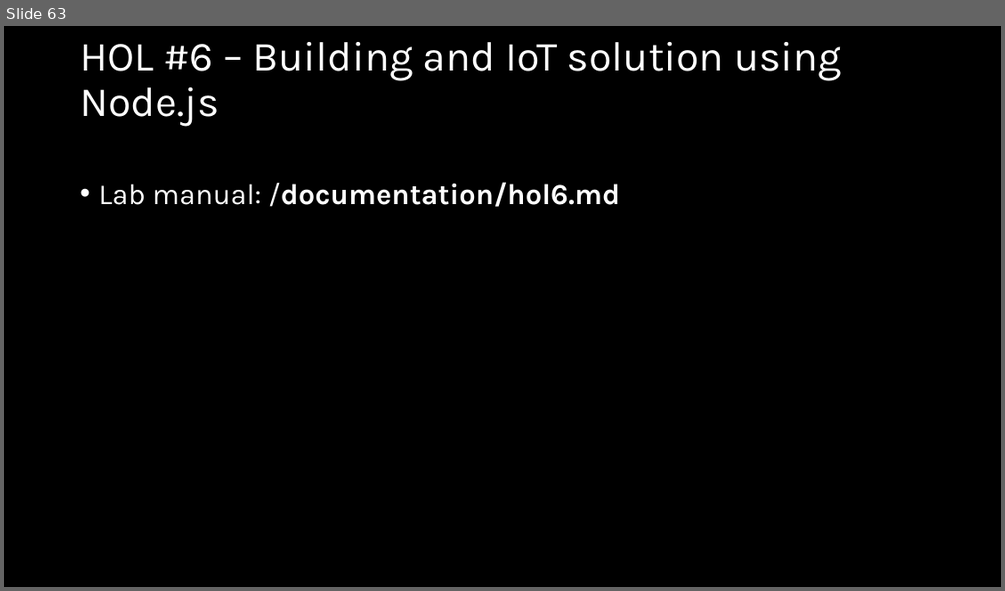
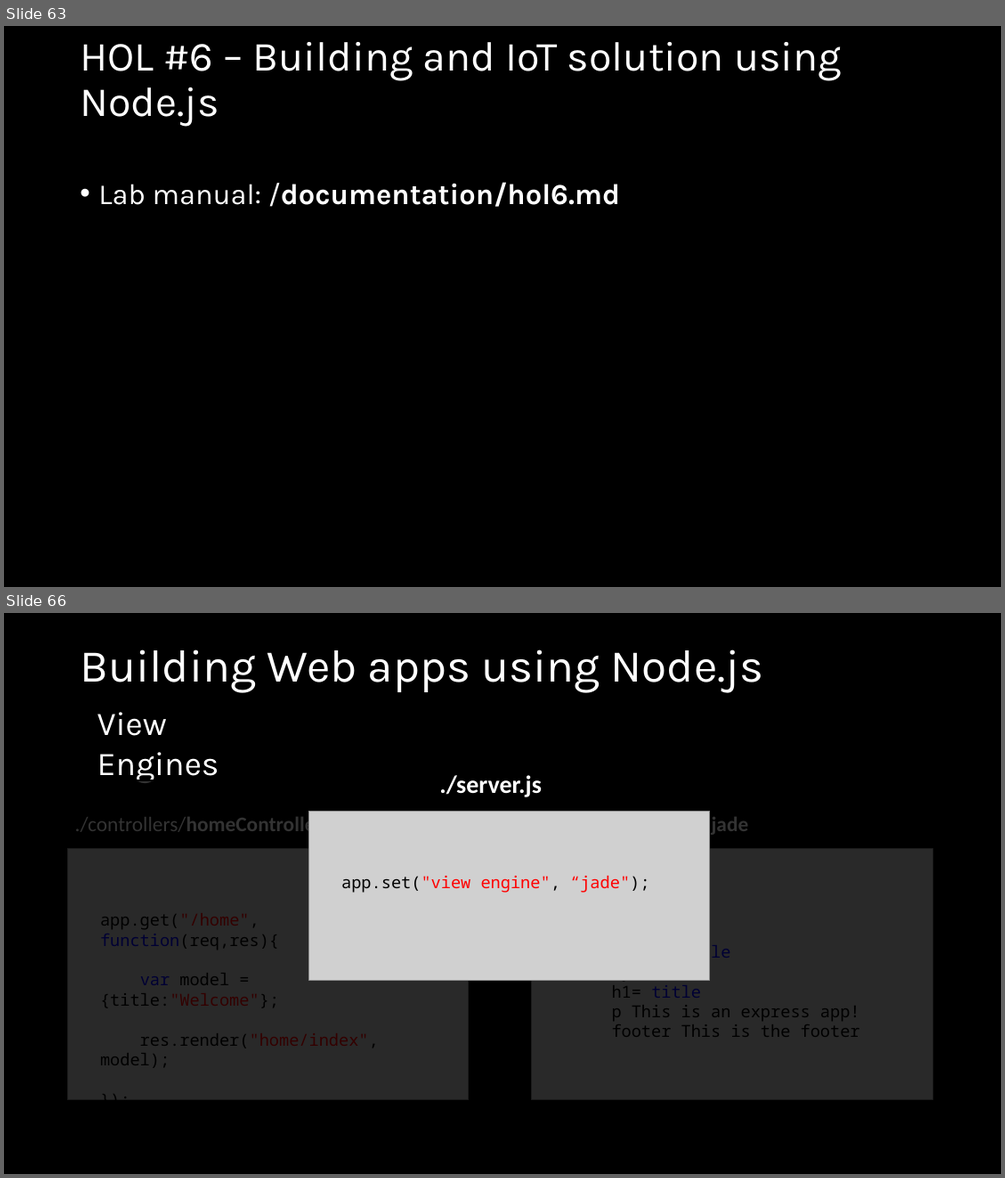
Before and after one commit to wmmihaa/Introduction-to-Node.js, a slide deck: slides/Introduction to Node.js.pptx. Shown one above the other, each under a label of ours: slide 63 before the commit, slides 63 and 66 after it; the slides between them are not shown. The pictures are 1005x591 and 1005x1178 pixels, drawn with LibreOffice and Linux fonts; fonts in the diff are those of the drawing; grey boxes stand for pictures. Boxes give left, top, right and bottom in pixels: in the first picture for what was removed or moved away, otherwise in the second. Text is boxed around its words. In the diff, an @@ line names an element or a change of style, - is before the commit and + after.

```diff
--- a/slides/Introduction to Node.js.pptx
+++ b/slides/Introduction to Node.js.pptx
@@ slide 66 added at (4,613,1001,1174), background #000000 @@
@@ title added at (80,649,764,693), 44 pt, text #FFFFFF @@
+Building Web apps using Node.js
@@ text added at (97,712,219,783), 32 pt, text #FFFFFF @@
+View Engines
@@ rectangle added at (4,780,1001,1114), fill #000000 at 80% opacity, outline #000000 1 pt @@
@@ text added at (439,775,542,797), 24 pt, text #FFFFFF, bold @@
+./server.js
@@ text added at (75,813,340,836), 20 pt, text #FFFFFF, bold @@
+./controllers/homeController.js
@@ picture added at (309,811,710,981) @@
@@ text added at (533,813,748,836), 20 pt, text #FFFFFF @@
+./views/home/index.jade
@@ picture added at (67,849,469,1100) @@
@@ picture added at (532,849,933,1100) @@
@@ text added at (341,876,649,892), 16 pt, text #FF0000 @@
+app.set("view engine", “jade");
@@ text added at (572,882,860,1037), 16 pt, text #000000 @@
+doctype
+html
+head
+title= title
+body
+h1= title
+p This is an express app!
+footer This is the footer
@@ text added at (100,914,379,1067), 16 pt, text #000000 @@
+app.get("/home", function(req,res){
+var model = {title:"Welcome"};
+res.render("home/index", model);
+});
```
Also in this commit, not shown: 7 slides changed, 6 other slides added, 1 other file.
